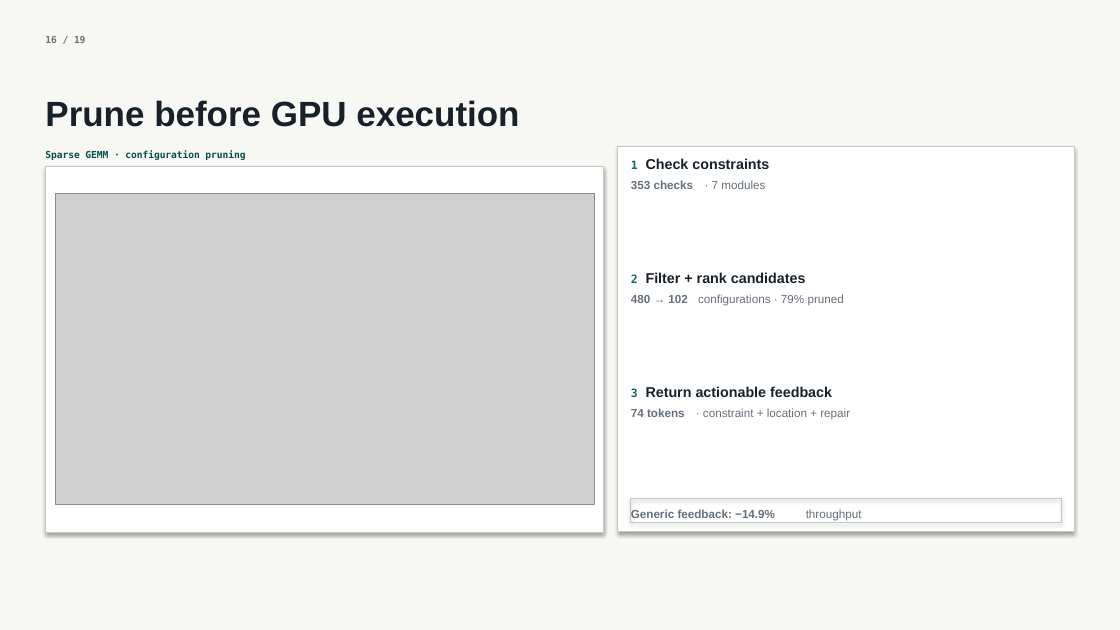
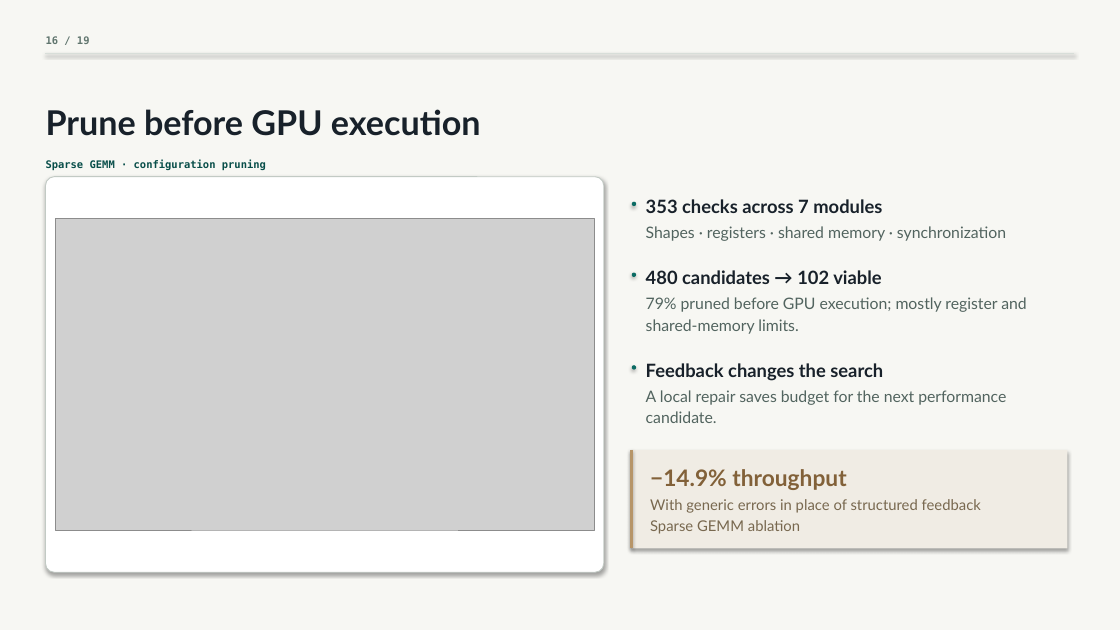
Before and after one commit to SyntaxArchmage/croqtile-tuner-atc26, a slide deck: slide 16 of dist/slides.pptx. Drawn at 1120x630 pixels with LibreOffice and Linux fonts; fonts in the diff are those of the drawing; grey boxes stand for pictures. Boxes give left, top, right and bottom in pixels: in the first picture for what was removed or moved away, otherwise in the second. Text is boxed around its words. In the diff, an @@ line names an element or a change of style, - is before the commit and + after.

```diff
--- a/dist/slides.pptx
+++ b/dist/slides.pptx
@@ text "16 / 19" at bbox=[46, 36, 90, 44]: size 7.9 to 8.6 pt, text colour #66707A to #60756E @@
@@ line added from (46, 53) to (1074, 53), #D8DED9 0.72 pt @@
@@ text "Prune before GPU execution": place and size @@
-text "Prune before GPU execution" at bbox=[45, 100, 519, 127]
+text "Prune before GPU execution" at bbox=[46, 109, 481, 136]
@@ text "Prune before GPU execution" at bbox=[46, 109, 481, 136]: size 28.8 to 28.1 pt, font Arial to Lato @@
@@ text "Sparse GEMM · configuration pruning": place and size @@
-text "Sparse GEMM · configuration pruning" at bbox=[45, 150, 245, 160]
+text "Sparse GEMM · configuration pruning" at bbox=[46, 160, 266, 171]
@@ text "Sparse GEMM · configuration pruning" at bbox=[46, 160, 266, 171]: size 7.9 to 8.6 pt @@
@@ rounded rectangle: place and size @@
-rounded rectangle at bbox=[618, 147, 1074, 532]
+rounded rectangle at bbox=[46, 177, 604, 572]
@@ rounded rectangle at bbox=[46, 177, 604, 572]: rectangle to rounded rectangle @@
@@ rectangle removed at bbox=[46, 166, 604, 532] @@
@@ text removed at bbox=[631, 160, 638, 169] @@
-1
@@ text removed at bbox=[646, 158, 769, 169] @@
-Check constraints
@@ text removed at bbox=[631, 180, 694, 189] @@
-353 checks
@@ rounded rectangle added at bbox=[632, 202, 636, 206], fill #0B6B63 @@
@@ text at bbox=[646, 199, 882, 213]: text changed; size 9.7 to 15.1 pt; font Arial to Lato; text colour #66707A to #18212A; bold on @@
-· 7 modules
+353 checks across 7 modules
@@ picture: place and size @@
-picture at bbox=[55, 193, 594, 505]
+picture at bbox=[55, 219, 594, 530]
@@ text added at bbox=[646, 226, 1006, 241], 13 pt, text #52645F @@
+Shapes · registers · shared memory · synchronization
@@ text removed at bbox=[631, 274, 638, 283] @@
-2
@@ rounded rectangle added at bbox=[632, 273, 636, 277], fill #0B6B63 @@
@@ text at bbox=[646, 270, 881, 284]: text changed; size 11.8 to 15.1 pt; font Arial to Lato @@
-Filter + rank candidates
+480 candidates → 102 viable
@@ text at bbox=[646, 297, 1027, 312]: text changed; size 9.7 to 13 pt; font Arial to Lato; text colour #66707A to #52645F @@
-configurations · 79% pruned
+79% pruned before GPU execution; mostly register and
@@ text at bbox=[646, 319, 798, 334]: text changed; size 9.7 to 13 pt; font Arial to Lato; text colour #66707A to #52645F; bold off @@
-480 → 102
+shared-memory limits.
@@ text removed at bbox=[631, 388, 638, 397] @@
-3
@@ rounded rectangle added at bbox=[632, 365, 636, 369], fill #0B6B63 @@
@@ text at bbox=[646, 363, 883, 381]: text changed; size 11.8 to 15.1 pt; font Arial to Lato @@
-Return actionable feedback
+Feedback changes the search
@@ text at bbox=[646, 411, 717, 423]: text changed; size 9.7 to 13 pt; font Arial to Lato; text colour #66707A to #52645F; bold off @@
-74 tokens
+candidate.
@@ text at bbox=[646, 390, 1006, 405]: text changed; size 9.7 to 13 pt; font Arial to Lato; text colour #66707A to #52645F @@
-· constraint + location + repair
+A local repair saves budget for the next performance
@@ rectangle: place and size @@
-rectangle at bbox=[631, 499, 1061, 522]
+rectangle at bbox=[632, 450, 1068, 549]
@@ rectangle at bbox=[632, 450, 1068, 549]: fill none to #F0ECE4; outline #C2CAC4 0.72 pt to none @@
@@ line added from (632, 450) to (632, 549), #B79568 2.16 pt @@
@@ text at bbox=[650, 469, 846, 490]: text changed; size 9.7 to 18.7 pt; font Arial to Lato; text colour #66707A to #826139 @@
-Generic feedback: −14.9%
+−14.9% throughput
@@ text added at bbox=[650, 499, 981, 513], 12.2 pt, text #78684F @@
+With generic errors in place of structured feedback
@@ text removed at bbox=[806, 509, 862, 521] @@
-throughput
@@ text added at bbox=[650, 520, 800, 534], 12.2 pt, text #78684F @@
+Sparse GEMM ablation
```
Also in this commit, not shown: 18 other slides changed, 40 other files.
